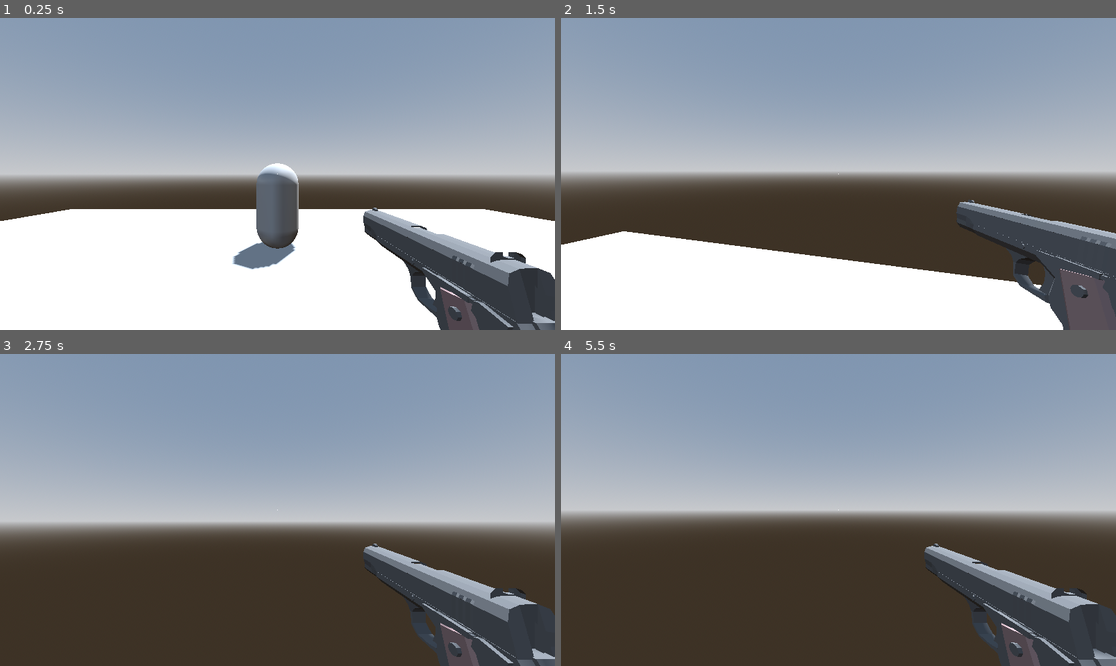
Above: before the commit, frames 1-4 (two rows, left to right).
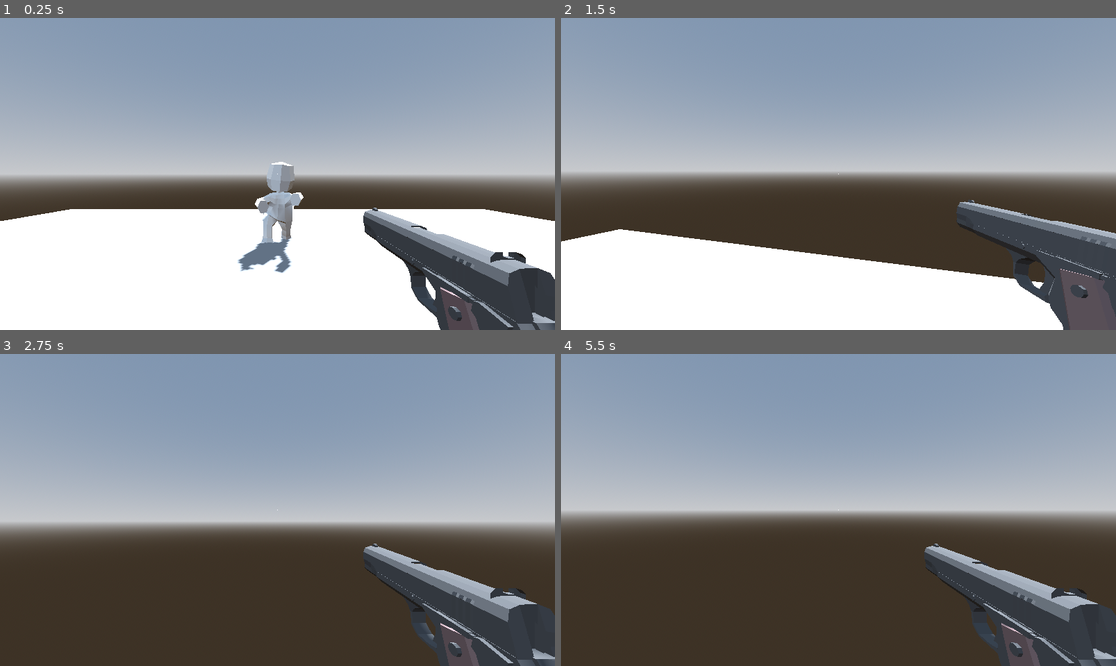
Above: after the commit, the same moments.

Repository: jevonsp/boomer-shooter
Game: Godot game, scene res://main/main.tscn
The game is run twice, just before and just after one commit, with the same random seed, the same clock (stepped at 60 frames per second) and the same inputs.
Inputs (mouse positions are in pixels of both pictures, inside the frame that each line leads up to):
- Up to frame 1 (0.25 s): no input
- Up to frame 2 (1.5 s): move the mouse to (866, 174) at 0.52 s; hold W from 0.53 s (still down); tap R at 0.6 s; click (866, 174) at 0.67 s; tap Space at 0.77 s; move the mouse to (810, 174) at 1.27 s; tap E at 1.35 s
- Up to frame 3 (2.75 s): keep holding W; tap Space at 1.52 s; move the mouse to (288, 503) at 2.02 s; tap Tab at 2.1 s
- Up to frame 4 (5.5 s): keep holding W; move the mouse to (832, 516) at 2.77 s; tap Shift at 2.85 s; click (832, 516) at 2.92 s; tap Space at 3.02, 3.77, 4.52 s; move the mouse to (877, 513) at 3.52 s; tap Ctrl at 3.6 s; move the mouse to (794, 506) at 4.27 s; tap R at 4.35 s; move the mouse to (844, 510) at 5.02 s; tap E at 5.1 s; click (844, 510) at 5.17 s

The runs differ from the first frame. In frame 1, 2.2% of the frame differs, in the area x 41-55%, y 46-82%; in frame 2, 0.7%; in frame 3, less than 0.1%; in frame 4, 0.1%.

Commit message:
Enemy Look / Move

Diff:
--- a/enemies/enemy.gd
+++ b/enemies/enemy.gd
@@ -1,9 +1,15 @@
-extends Node3D
-const SPEED = 2.0
+extends CharacterBody3D
+const SPEED = 1.0
 var hitpoints: int = 5
+var gravity: float = ProjectSettings.get_setting("physics/3d/default_gravity")
 
-func _process(delta: float) -> void:
-	move_to_player(delta)
+func _physics_process(delta: float) -> void:
+	if not is_on_floor():
+		print(gravity)
+		velocity.y -= gravity * delta
+
+	move_to_player()
+	move_and_slide()
 
 func take_damage(amount) -> void:
 	print("hit=%s" % [amount])
@@ -14,9 +20,12 @@
 func die() -> void:
 	queue_free()
 
-func move_to_player(delta: float):
+func move_to_player():
 	var player_pos = PlayerManager.get_global_position()
-	var dir = (player_pos - global_position).normalized()
-	var movement = dir * SPEED * delta
-	global_position += movement
-	look_at(player_pos, Vector3.UP)
+	var flat_target = Vector3(player_pos.x, global_position.y, player_pos.z)
+	var dir = (flat_target - global_position).normalized()
+
+	velocity.x = dir.x * SPEED
+	velocity.z = dir.z * SPEED
+
+	look_at(flat_target, Vector3.UP)
--- a/enemies/enemy.tscn
+++ b/enemies/enemy.tscn
@@ -1,12 +1,13 @@
-[gd_scene load_steps=4 format=3 uid="uid://cw6w3voc584ml"]
+[gd_scene load_steps=5 format=3 uid="uid://cw6w3voc584ml"]
 
 [ext_resource type="Script" uid="uid://dtp33if6pf1tp" path="res://enemies/enemy.gd" id="1_fw1ev"]
+[ext_resource type="PackedScene" uid="uid://dqesq7vhcjapd" path="res://enemies/zombie.fbx" id="2_7frlh"]
 
 [sub_resource type="CapsuleShape3D" id="CapsuleShape3D_x4ssu"]
 
-[sub_resource type="CapsuleMesh" id="CapsuleMesh_fw1ev"]
+[sub_resource type="CapsuleShape3D" id="CapsuleShape3D_7frlh"]
 
-[node name="Enemy" type="Node3D"]
+[node name="Enemy" type="CharacterBody3D"]
 script = ExtResource("1_fw1ev")
 
 [node name="EnemyArea3D" type="Area3D" parent="." groups=["enemy"]]
@@ -16,7 +17,12 @@
 
 [node name="CollisionShape3D" type="CollisionShape3D" parent="EnemyArea3D"]
 shape = SubResource("CapsuleShape3D_x4ssu")
+debug_color = Color(1, 0, 0, 0.41960785)
 
-[node name="MeshInstance3D" type="MeshInstance3D" parent="."]
+[node name="zombie" parent="." instance=ExtResource("2_7frlh")]
+transform = Transform3D(1.25, 0, 0, 0, 1.25, 0, 0, 0, 1.25, 0, 0.060143113, 0)
+
+[node name="CollisionShape3D" type="CollisionShape3D" parent="."]
 transform = Transform3D(1, 0, 0, 0, 1, 0, 0, 0, 1, 0, 1, 0)
-mesh = SubResource("CapsuleMesh_fw1ev")
+shape = SubResource("CapsuleShape3D_7frlh")
+debug_color = Color(1, 0, 0, 0.41960785)
--- a/player/player.gd
+++ b/player/player.gd
@@ -93,43 +93,3 @@
 	print("healing for %s" % [amount])
 	health = min(health + amount, max_health)
 	print("health now %s" % [health])
-
-#func add_to_held(weapon: ItemDataWeapon):
-	#var model = weapon.MODEL.instantiate()
-	#model.is_enabled = false
-	#model.hide()
-	#gun_point.add_child(model)
-	#held_weapons[weapon] = model
-	#print(held_weapons)
-#
-#func remove_from_held(weapon: ItemDataWeapon):
-	#var model = held_weapons[weapon]
-	#held_weapons.erase(weapon)
-	#model.queue_free()
-	#
-#func add_to_equipped(weapon: ItemDataWeapon, index: int):
-	#equipped_weapons[index] = weapon
-	#
-#func remove_from_equipped(index: int):
-	#var weapon = equipped_weapons[index]
-	#var model = held_weapons[weapon]
-	#model.hide()
-	#model.is_enabled = false
-	#equipped_weapons[index] = null
-	#
-#func update_weapons():
-	#var item = equipped_weapons.get(equipped_weapon_index)
-	#if item:
-		#var weapon = held_weapons[item]
-		#weapon.show()
-		#weapon.is_enabled = true
-#
-#func switch_weapons():
-	#print("switch")
-	#var item = equipped_weapons.get(equipped_weapon_index)
-	#if item:
-		#var weapon = held_weapons[item]
-		#weapon.hide()
-		#weapon.is_enabled = false
-	#equipped_weapon_index = (equipped_weapon_index + 1) % 2
-	#update_weapons()
--- a/weapons/base_weapon.gd
+++ b/weapons/base_weapon.gd
@@ -142,7 +142,6 @@
 	animation_player.play("Reload")
 
 func _on_animation_player_animation_finished(anim_name: StringName) -> void:
-	print("animation finished	")
 	match anim_name:
 		"Reload":
 			is_reloading = false
--- a/weapons/base_weapon.tscn
+++ b/weapons/base_weapon.tscn
@@ -335,7 +335,6 @@
 
 [node name="ReloadLabel" type="Label" parent="CanvasLayer/Control"]
 visible = false
-z_index = 1
 layout_mode = 1
 anchors_preset = 8
 anchor_left = 0.5
Binary file added: enemies/Texture.Zombie.png
Not shown, added: enemies/Texture.Zombie.png.import
Binary file added: enemies/zombie.fbx
Not shown, added: enemies/zombie.fbx.import
